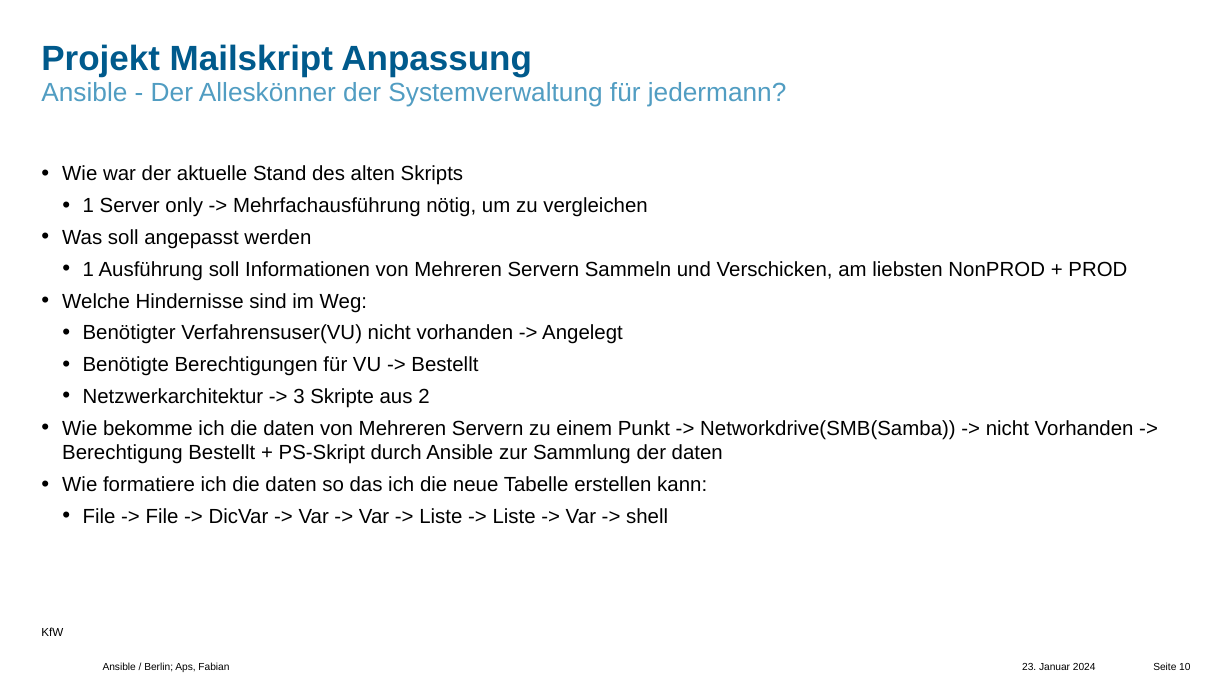
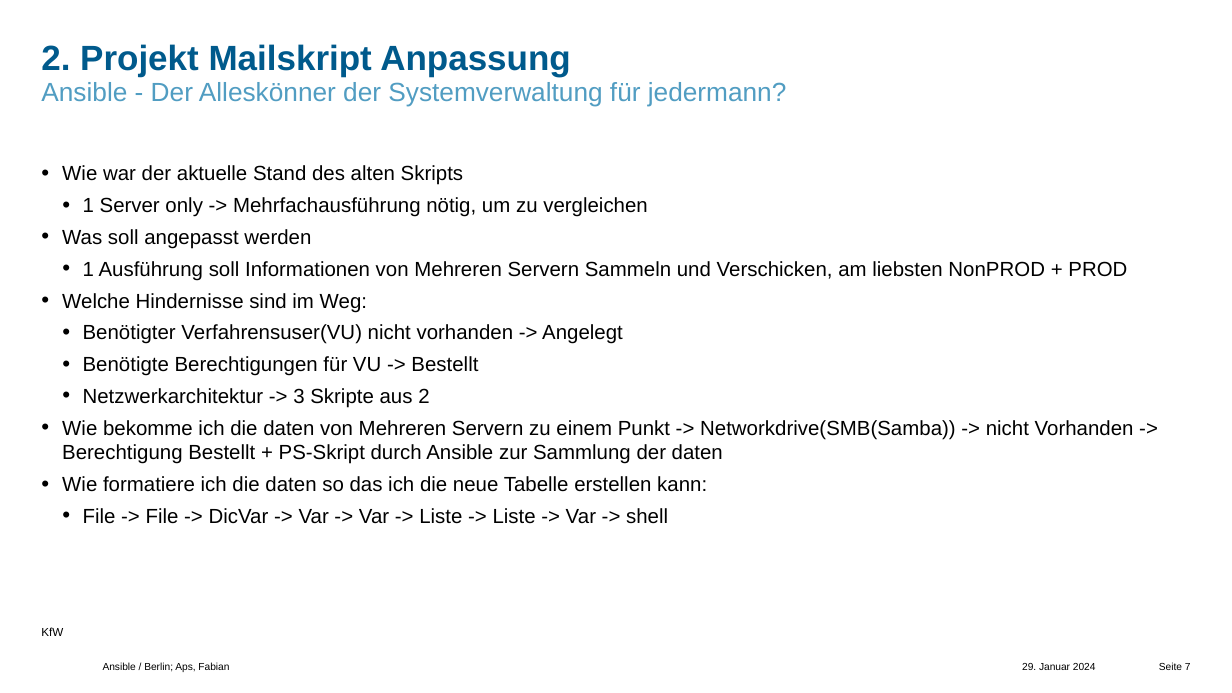
Before and after one commit to comboomPunkTsucht/OSZIMT-repo-ITA12_aps, a slide deck: slide 7 of Drites AusbildungsJahr/Ansible-ITA12-Aps,Fabian-KfW.pptx (slide 10 before the commit). Drawn at 1232x693 pixels with LibreOffice and Linux fonts; fonts in the diff are those of the drawing; background and template pictures are left out. Boxes give left, top, right and bottom in pixels: in the first picture for what was removed or moved away, otherwise in the second. Text is boxed around its words. In the diff, an @@ line names an element or a change of style, - is before the commit and + after.

```diff
--- a/Drites AusbildungsJahr/Ansible-ITA12-Aps,Fabian-KfW.pptx
+++ b/Drites AusbildungsJahr/Ansible-ITA12-Aps,Fabian-KfW.pptx
@@ title at [41,44,570,77]: text changed @@
-Projekt Mailskript Anpassung
+2. Projekt Mailskript Anpassung
@@ text at [1022,663,1096,670]: text changed @@
-23. Januar 2024
+29. Januar 2024
@@ page number at [1159,662,1191,670]: text changed @@
-Seite 10
+Seite 7
```
Also in this commit, not shown: 25 other slides changed, 5 slides removed, 1 other file.
